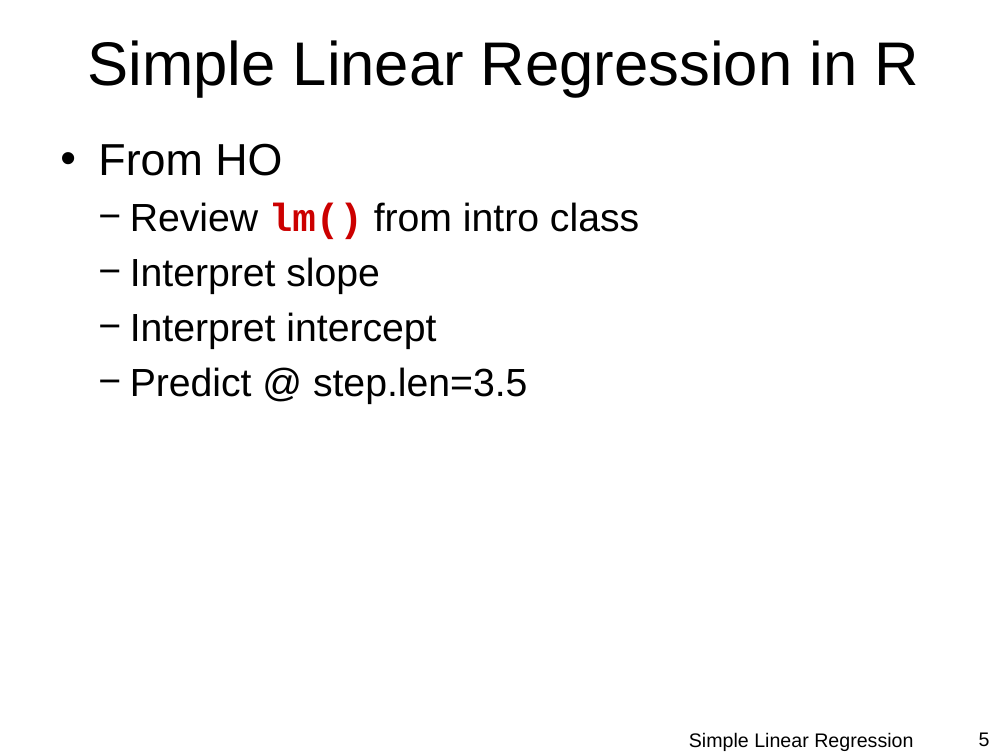
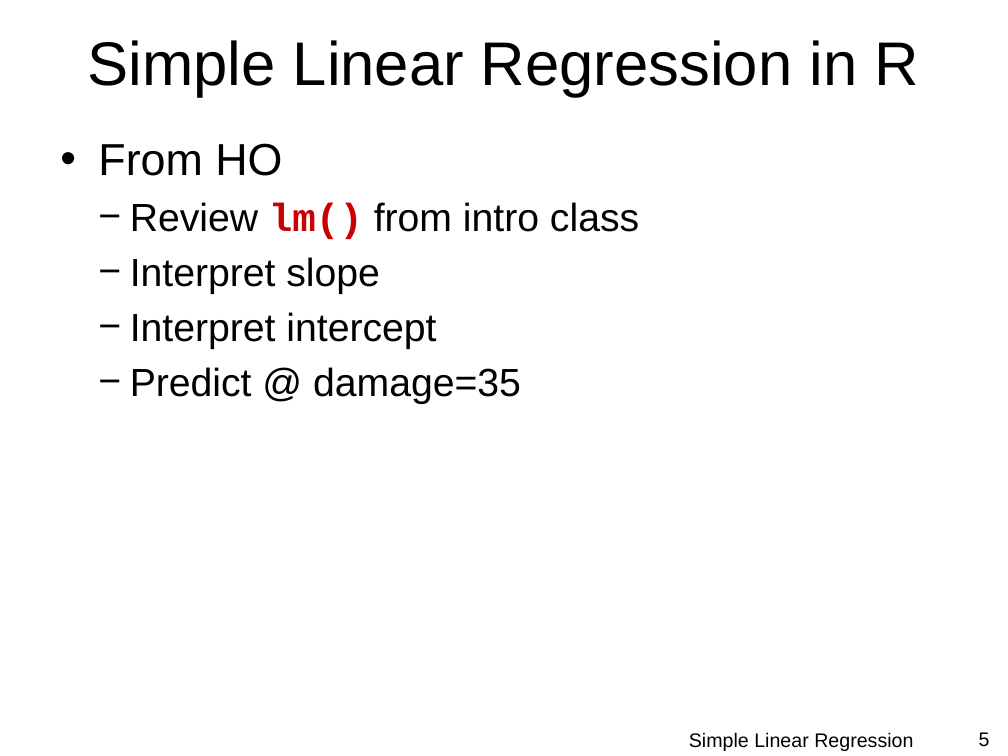
Before and after one commit to droglenc/NCMTH207, a slide deck: slide 5 of modules/SLRegression/PPT.pptx. Drawn at 1008x756 pixels with LibreOffice and Linux fonts; fonts in the diff are those of the drawing; background and template pictures are left out. Boxes give left, top, right and bottom in pixels: in the first picture for what was removed or moved away, otherwise in the second. Text is boxed around its words. In the diff, an @@ line names an element or a change of style, - is before the commit and + after.

```diff
--- a/modules/SLRegression/PPT.pptx
+++ b/modules/SLRegression/PPT.pptx
@@ text at [130, 367, 521, 404]: text changed @@
-  − Predict @ step.len=3.5
+  − Predict @ damage=35
```
Also in this commit, not shown: 9 other slides changed, 17 other files.
